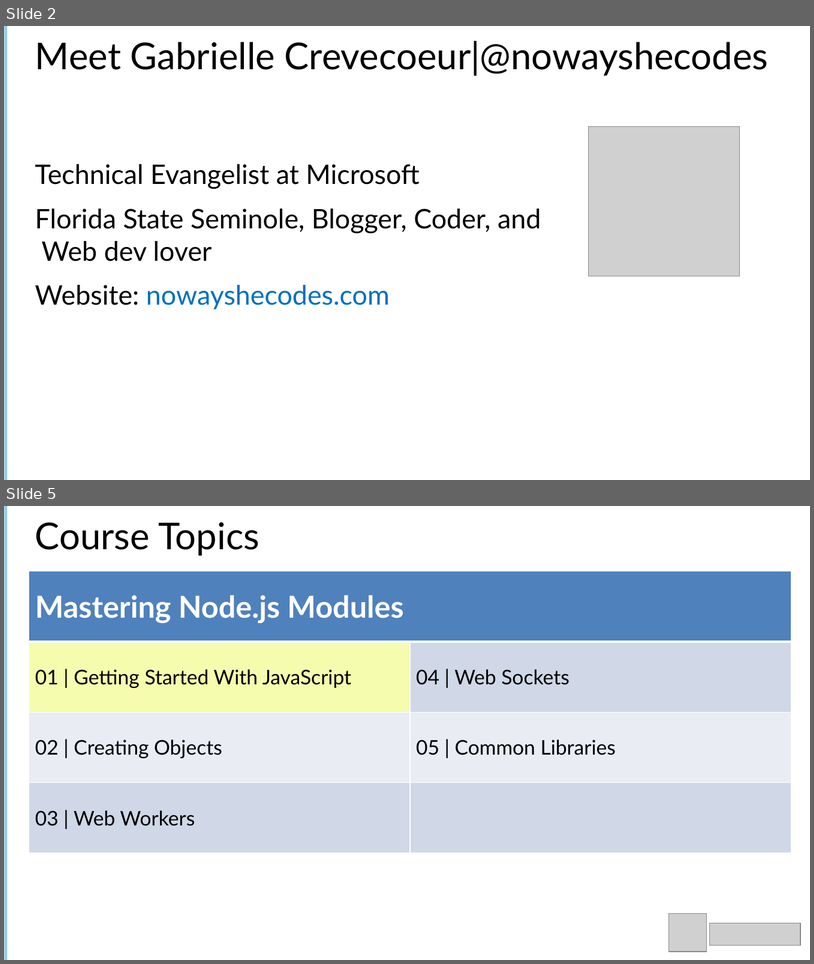
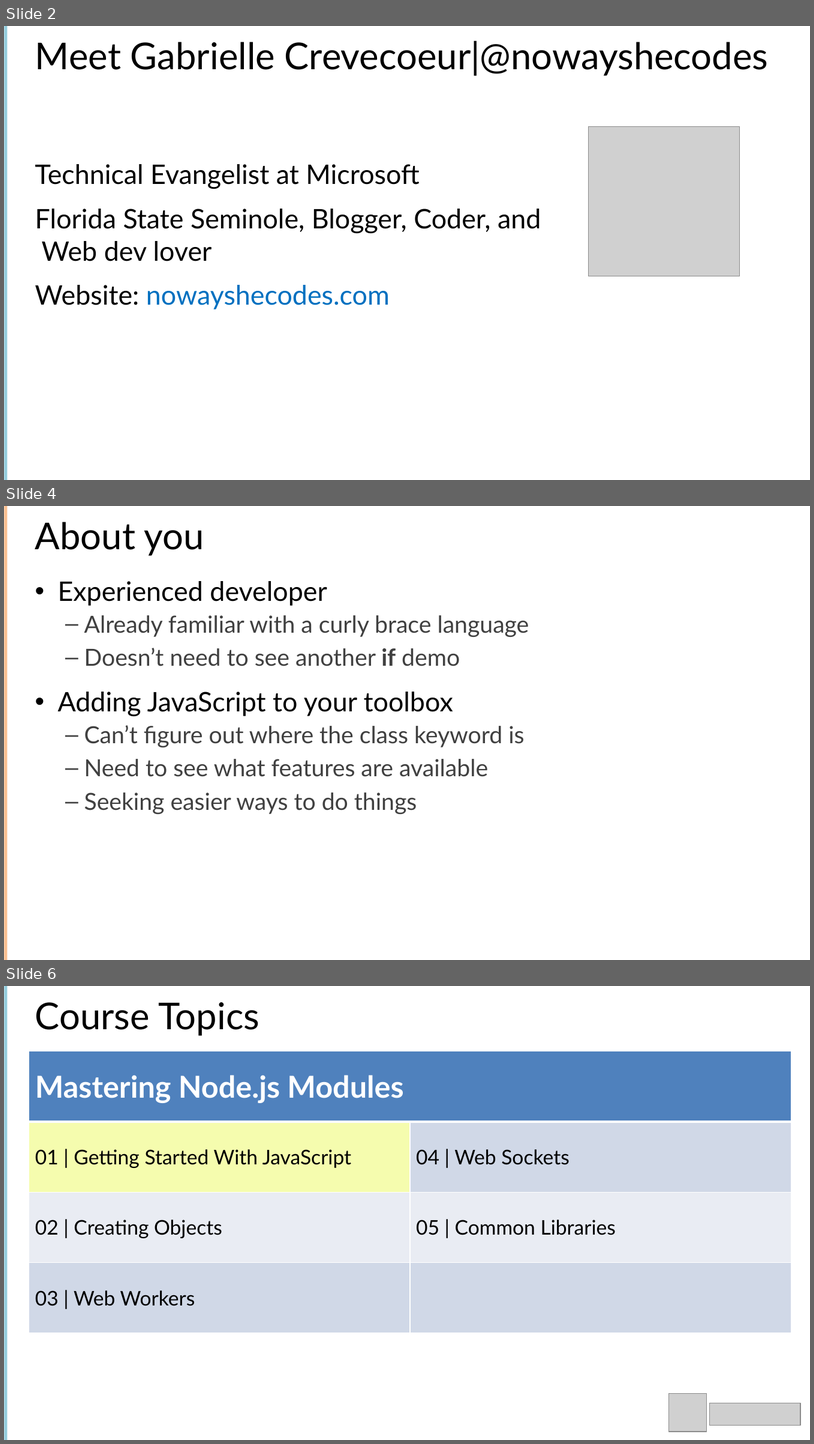
Before and after one commit to Amart85/JavaScript-Experienced-Developers, a slide deck: Slides/Module 1 -Getting Started With JavaScript.pptx. Shown one above the other, each under a label of ours: slides 2 and 5 before the commit, slides 2, 4 and 6 after it; the slides between them are not shown. The pictures are 814x964 and 814x1444 pixels, drawn with LibreOffice and Linux fonts; fonts in the diff are those of the drawing; grey boxes stand for pictures. Boxes give left, top, right and bottom in pixels: in the first picture for what was removed or moved away, otherwise in the second. Text is boxed around its words. In the diff, an @@ line names an element or a change of style, - is before the commit and + after.

```diff
--- a/Slides/Module 1 -Getting Started With JavaScript.pptx
+++ b/Slides/Module 1 -Getting Started With JavaScript.pptx
@@ slide 4 added at [4,506,810,960], background #FFFFFF @@
@@ rectangle added at [4,506,7,960], fill #FAC090 @@
@@ title added at [35,522,204,556], 44 pt, text #000000 @@
+About you
@@ text added at [58,581,530,814], 28 pt, text #404040 @@
+• Experienced developer
+  – Already familiar with a curly brace language
+  – Doesn’t need to see another if demo
+• Adding JavaScript to your toolbox
+  – Can’t figure out where the class keyword is
+  – Need to see what features are available
+  – Seeking easier ways to do things
@@ what was slide 5 is now slide 6 @@
```
Also in this commit, not shown: 1 slide changed, 1 other slide added, 1 slide removed.
